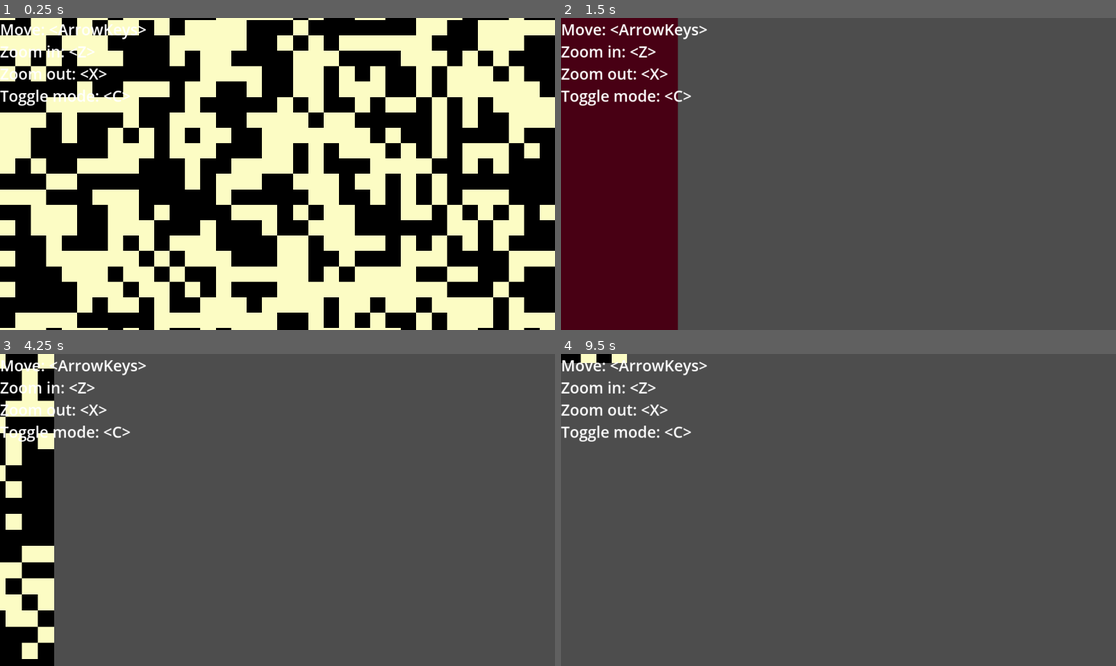
Above: before the commit, frames 1-4 (two rows, left to right).
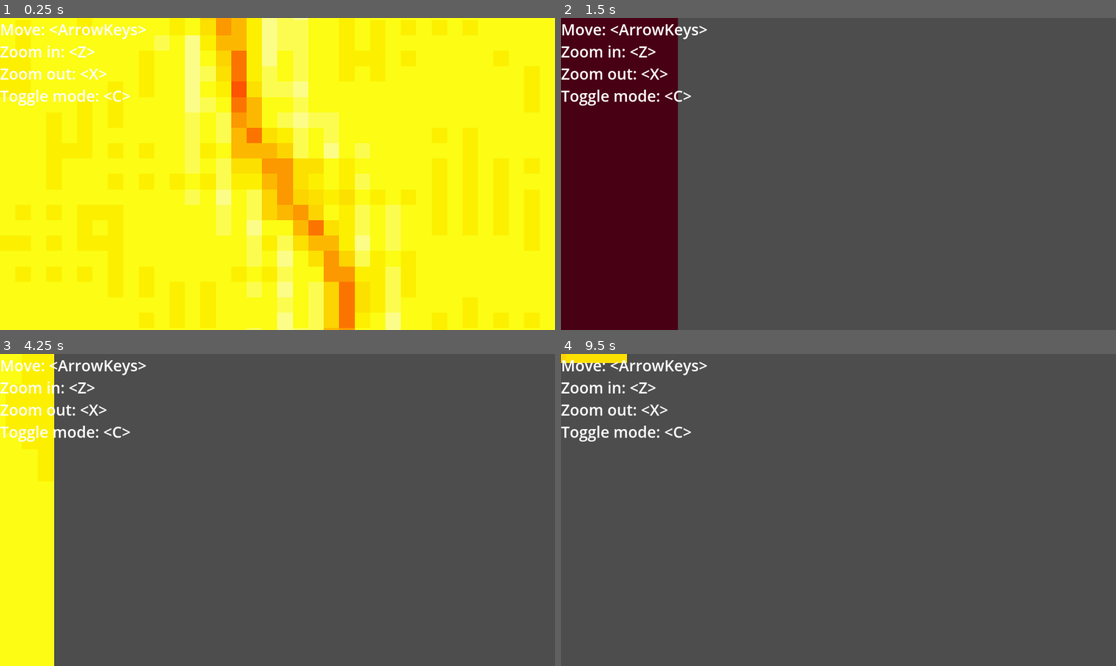
Above: after the commit, the same moments.

Repository: bingecraft-net/sandbox
Game: Godot game, scene res://scenes/game.tscn
Two runs of this game, one before a commit and one after it. Both use one fixed random seed, a clock stepped at 60 frames per second and the inputs below.
Inputs:
- Up to frame 1 (0.25 s): no input
- Up to frame 2 (1.5 s): hold Right (ui_right) 0.53-1.28 s; tap C (toggle mode) at 0.6 s; hold Down (ui_down) from 1.28 s (still down); tap Z (zoom in) at 1.35 s
- Up to frame 3 (4.25 s): release Down (ui_down) at 2.03 s; hold Right (ui_right) 2.03-2.78 s; tap X (zoom out) at 2.1 s; tap Enter at 2.75 s; hold Up (ui_up) 2.78-3.53 s; tap C (toggle mode) at 2.85 s; tap Space at 3.5 s; hold Left (ui_left) from 3.53 s (still down); tap Z (zoom in) at 3.6 s
- Up to frame 4 (9.5 s): tap X (zoom out) at 4.35, 6.6, 8.85 s; release Left (ui_left) at 5.03 s; hold Down (ui_down) 5.03-5.78 s; tap C (toggle mode) at 5.1, 7.35 s; hold Right (ui_right) 5.78-6.53 s; tap Z (zoom in) at 5.85, 8.1 s; tap Enter at 6.5, 8.75 s; hold Up (ui_up) 6.53-7.28 s; hold Right (ui_right) 7.28-8.03 s; tap Space at 8 s; hold Down (ui_down) 8.03-8.78 s; hold Left (ui_left) from 8.78 s (still down)

The runs differ from the first frame. In frame 1, 99% of the frame differs, in the area x 0-100%, y 0-100%; in frame 2, nothing differs; in frame 3, 9.5%; in frame 4, 0.3%.

Commit message:
clippy stab at flattening

Diff:
--- a/scenes/cell.gd
+++ b/scenes/cell.gd
@@ -15,7 +15,7 @@
 	for x in range(grid_size):
 		mass.push_back([])
 		for y in range(grid_size):
-			mass[x].push_back(0 if randf() < 0.5 else 1)
+			mass[x].push_back(.8)
 
 func _process(delta: float) -> void:
 	elapsed += delta
@@ -38,3 +38,31 @@
 
 func _on_node_2d_character_on_mode_change() -> void:
 	mode = not mode
+
+
+var tick = 0
+func _on_timer_timeout() -> void:
+	tick += 1
+	for x in range(tick % 2, grid_size, 2):
+		for y in range(tick % 2, grid_size, 2):
+			var x0 = x
+			var x1 = (x + 1) % grid_size
+			var y0 = y
+			var y1 = (y + 1) % grid_size
+
+			var m00 = mass[x0][y0]
+			var m10 = mass[x1][y0]
+			var m11 = mass[x1][y1]
+			var m01 = mass[x0][y1]
+
+			var a00 = sample(x0, y0, elapsed)
+			var a10 = sample(x1, y0, elapsed)
+			var a11 = sample(x1, y1, elapsed)
+			var a01 = sample(x0, y1, elapsed)
+
+			var mean = (m00 + m10 + m11 + m01 + a00 + a10 + a11 + a01) / 4.
+
+			mass[x0][y0] += (mean - m00 - a00)
+			mass[x1][y0] += (mean - m10 - a10)
+			mass[x1][y1] += (mean - m11 - a11)
+			mass[x0][y1] += (mean - m01 - a01)
--- a/scenes/game.tscn
+++ b/scenes/game.tscn
@@ -14,4 +14,9 @@
 
 [node name="Node2D_Character" parent="." unique_id=1530174143 instance=ExtResource("2_lnu2h")]
 
+[node name="Timer" type="Timer" parent="." unique_id=359905589]
+wait_time = 0.05
+autostart = true
+
 [connection signal="on_mode_change" from="Node2D_Character" to="Cell" method="_on_node_2d_character_on_mode_change"]
+[connection signal="timeout" from="Timer" to="Cell" method="_on_timer_timeout"]
